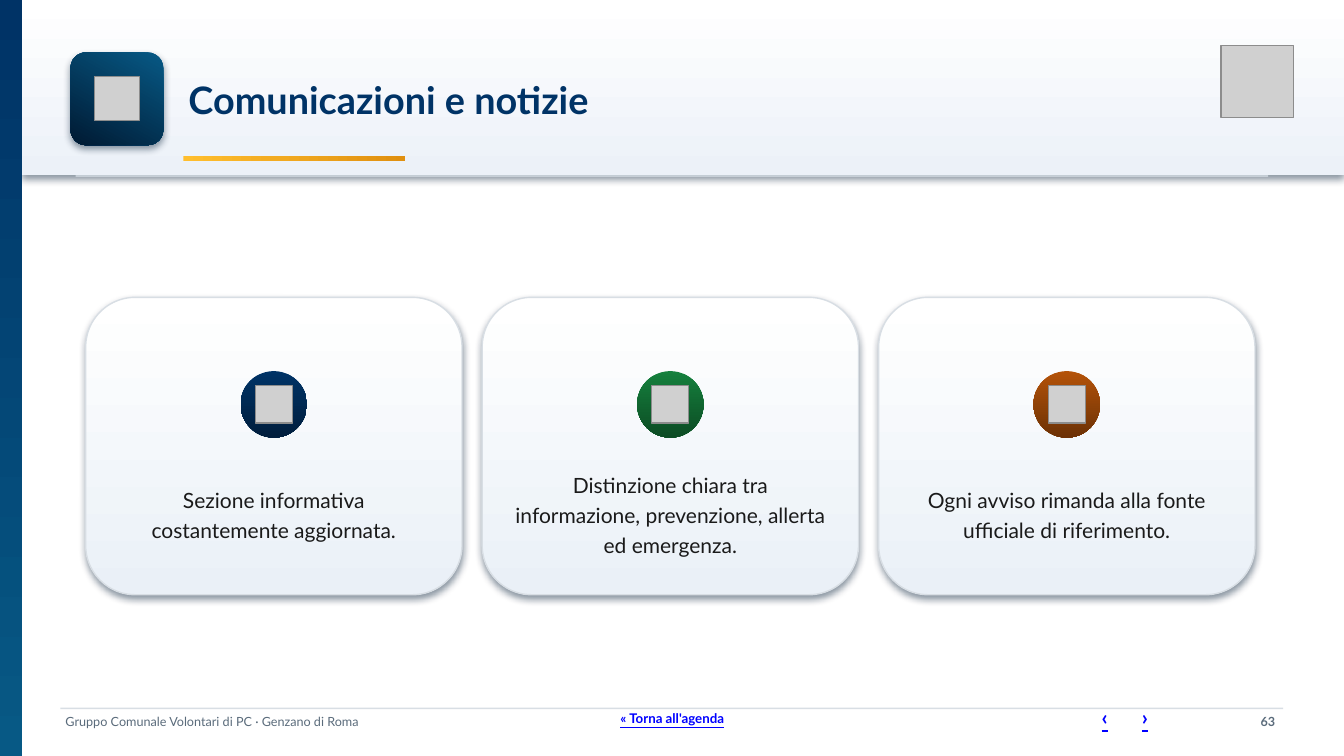
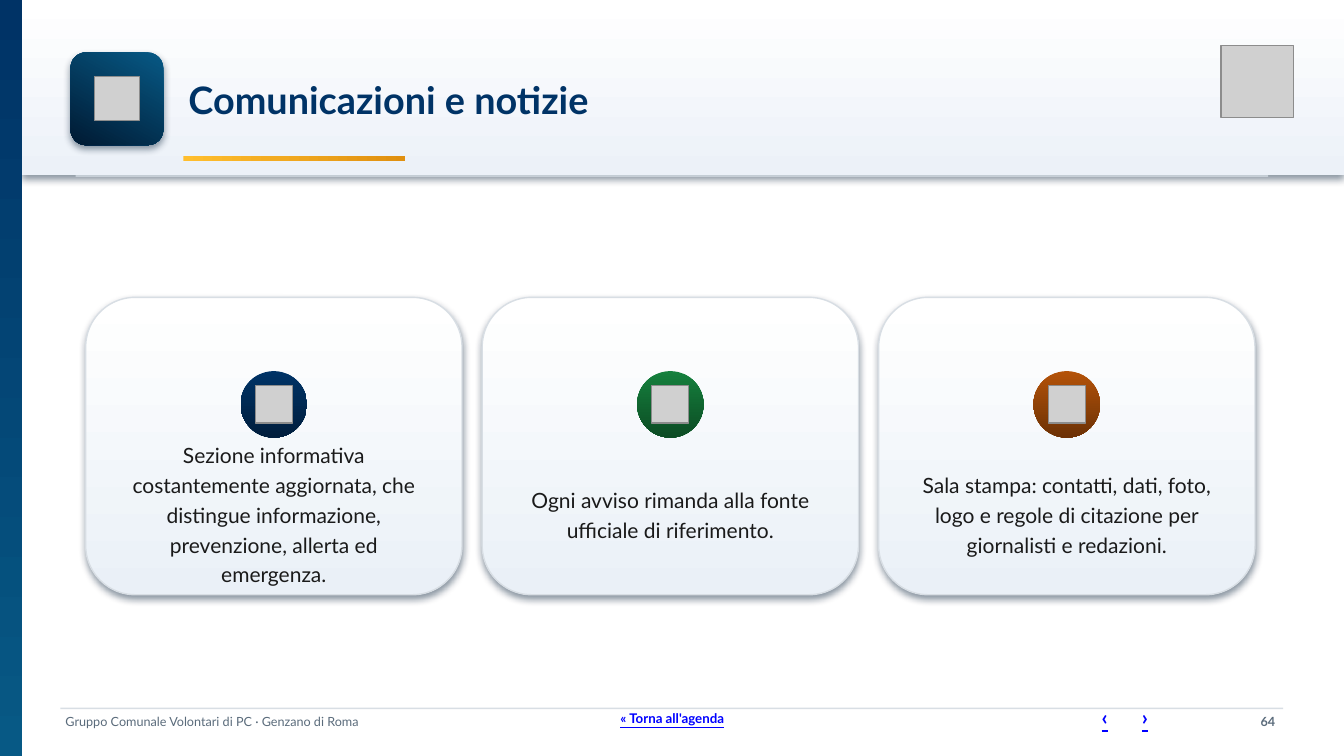
Before and after one commit to SviluppoItaliaDigitale/sito-pc-genzano, a slide deck: slide 64 of static/manuali/presentazione-struttura-sito.pptx (slide 63 before the commit). Drawn at 1344x756 pixels with LibreOffice and Linux fonts; fonts in the diff are those of the drawing; grey boxes stand for pictures. Boxes give left, top, right and bottom in pixels: in the first picture for what was removed or moved away, otherwise in the second. Text is boxed around its words. In the diff, an @@ line names an element or a change of style, - is before the commit and + after.

Commit message:
Cinque proposte rapide: settimana a scuola, sala stampa, accordo fra vicini, nuovi residenti e calendario della prevenzione (#1383)
Settimana della protezione civile a scuola, sala stampa, accordo fra vicini, pagina per i nuovi residenti e calendario della prevenzione con il file per il calendario del telefono. Collegamenti dalle pagine che ne parlano, deck rigenerato. Articoli sull'ora solare corretti: il cambio è nella notte fra sabato 24 e domenica 25 ottobre, con orari del sole per Genzano e regole sulle luci del Codice della strada.

```diff
--- a/static/manuali/presentazione-struttura-sito.pptx
+++ b/static/manuali/presentazione-struttura-sito.pptx
@@ text at (133, 447, 415, 586): text changed @@
-Sezione informativa costantemente aggiornata.
+Sezione informativa costantemente aggiornata, che distingue informazione, prevenzione, allerta ed emergenza.
@@ text at (923, 477, 1211, 557): text changed @@
-Ogni avviso rimanda alla fonte ufficiale di riferimento.
+Sala stampa: contatti, dati, foto, logo e regole di citazione per giornalisti e redazioni.
@@ text at (531, 492, 809, 538): text changed @@
-Distinzione chiara tra informazione, prevenzione, allerta ed emergenza.
+Ogni avviso rimanda alla fonte ufficiale di riferimento.
@@ text at (1261, 717, 1276, 726): text changed @@
-63
+64
```
Also in this commit, not shown: 46 other slides changed, 1 slide added, 34 other files.
